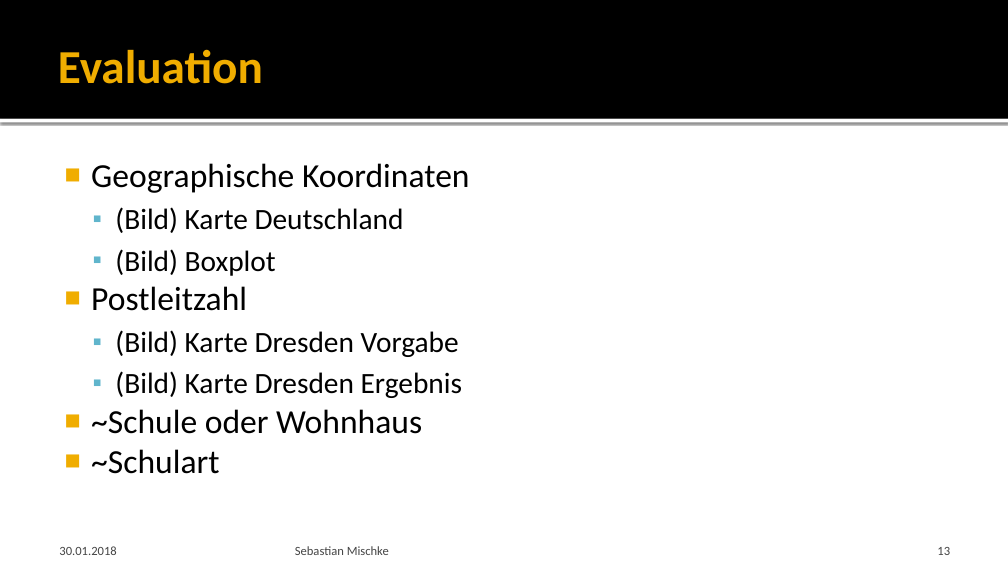
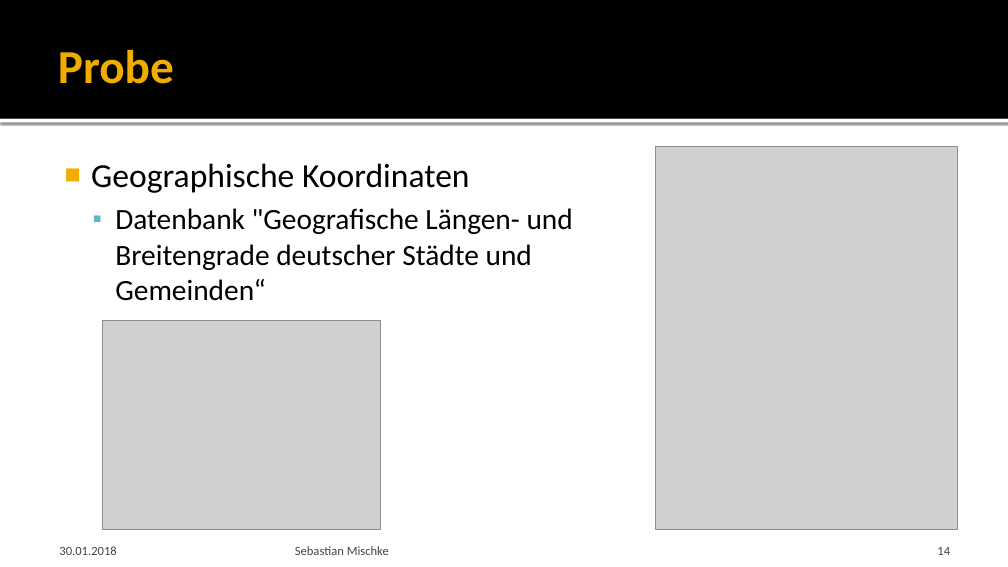
Before and after one commit to Saritus/bachelor-thesis, a slide deck: slide 14 of docs/verteidigung/Verteidigung.pptx (slide 13 before the commit). Drawn at 1008x567 pixels with LibreOffice and Linux fonts; fonts in the diff are those of the drawing; grey boxes stand for pictures; background and template pictures are left out. Boxes give left, top, right and bottom in pixels: in the first picture for what was removed or moved away, otherwise in the second. Text is boxed around its words. In the diff, an @@ line names an element or a change of style, - is before the commit and + after.

```diff
--- a/docs/verteidigung/Verteidigung.pptx
+++ b/docs/verteidigung/Verteidigung.pptx
@@ title at (x1=58, y1=49, x2=174, y2=84): text changed @@
-Evaluation
+Probe
@@ picture added at (x1=656, y1=147, x2=958, y2=529) @@
@@ text at (x1=115, y1=208, x2=573, y2=301): text changed @@
-  ▪ (Bild) Karte Deutschland
-  ▪ (Bild) Boxplot
-■ Postleitzahl
-  ▪ (Bild) Karte Dresden Vorgabe
-  ▪ (Bild) Karte Dresden Ergebnis
-■ ~Schule oder Wohnhaus
-■ ~Schulart
+  ▪ Datenbank "Geografische Längen- und Breitengrade deutscher Städte und Gemeinden“
@@ picture added at (x1=103, y1=321, x2=381, y2=529) @@
@@ page number at (x1=937, y1=547, x2=950, y2=555): text changed @@
-13
+14
```
Also in this commit, not shown: 10 other slides changed, 1 slide added, 1 other file.
